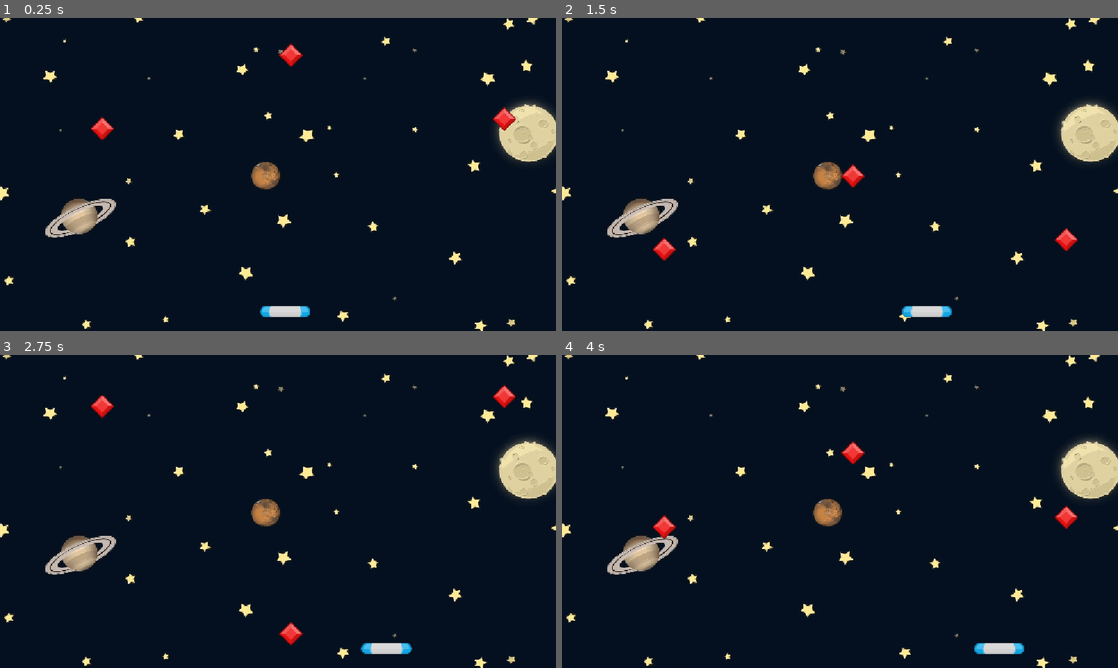
Above: before the commit, frames 1-4 (two rows, left to right).
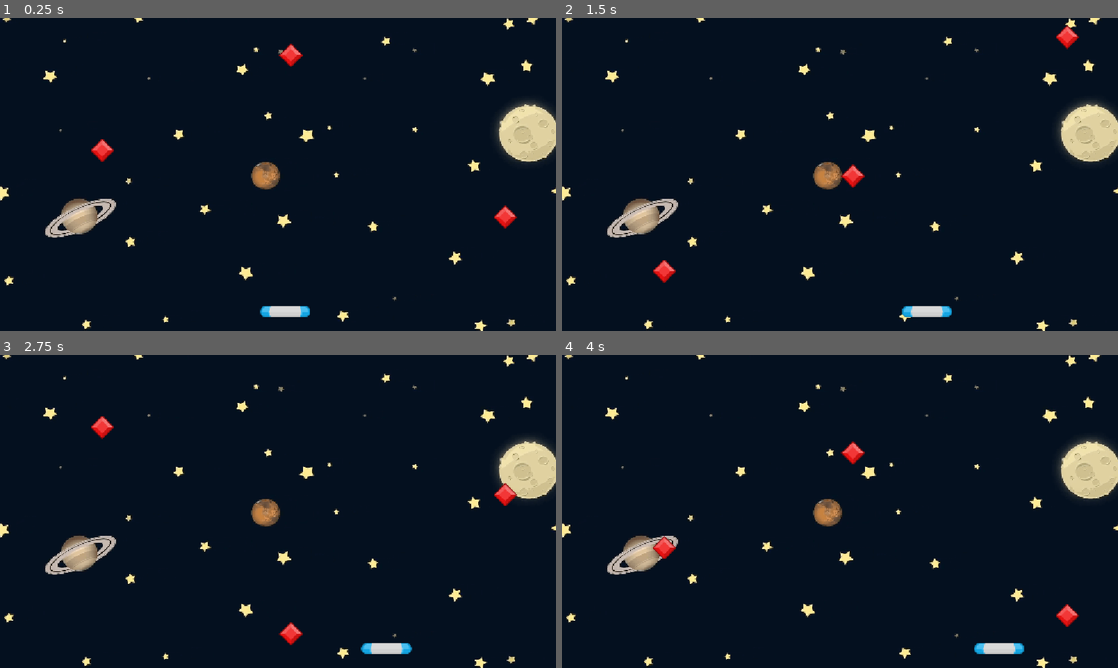
Above: after the commit, the same moments.

Repository: farzah14/gem_catcher
Game: Godot game, scene res://scenes/ui/UI.tscn
Same seed, same stepped clock (60 frames per second), same inputs: the game is played once before the commit and once after it. Before the commit the project starts from res://Scenes/ui/UI.tscn.
Inputs:
- Up to frame 1 (0.25 s): no input
- Up to frame 2 (1.5 s): hold Right (move_right) 0.53-1.28 s; hold Left (move_left) from 1.28 s (still down)
- Up to frame 3 (2.75 s): release Left (move_left) at 2.03 s; hold Right (move_right) from 2.03 s (still down)
- Up to frame 4 (4 s): release Right (move_right) at 3.53 s; hold Left (move_left) from 3.53 s (still down)

The runs differ from the first frame. In frame 1, 0.7% of the frame differs, in the area x 16-93%, y 28-68%; in frame 2, 0.7%; in frame 3, 0.7%; in frame 4, 0.7%.

Commit message:
Adding function score_managers for update score will gem touches paddle

Diff:
--- a/Scenes/ui/ui.gd
+++ /dev/null
@@ -1,17 +0,0 @@
-extends Node2D
-var gems: Array[Node2D]
-
-@onready var gem: Area2D = $gem
-@onready var gem_2: Area2D = $gem2
-@onready var gem_3: Area2D = $gem3
-
-# Called when the node enters the scene tree for the first time.
-func _ready() -> void:
-	gems = [gem, gem_2, gem_3]
-
-#Function for gem touches to paddle area, will score Increase by 1
-#func _on_paddle_area_entered(area: Area2D) -> void:
-	#if area == gem or area == gem_2 or area == gem_3:
-		#score+=1
-		#area.position.y = 0
-		#print(score)
--- a/project.godot
+++ b/project.godot
@@ -14,6 +14,10 @@
 run/main_scene="uid://cmjdb16s7gx0a"
 config/features=PackedStringArray("4.5", "GL Compatibility")
 config/icon="res://icon.svg"
+
+[autoload]
+
+ScoreManagers="*res://scripts/managers/score_managers.gd"
 
 [display]
 
--- a/Scenes/Paddle/paddle.gd
+++ b/scenes/Paddle/paddle.gd
@@ -1,14 +1,9 @@
 extends Area2D
 
 var SPEED: float = 300.0 #Speed for movement Paddle
-var total_point: int = 0 #total_point when gem touch/hit paddle
 
 #Signal that stores a parameter to get the gem that was hit.
 signal scored(gem_hit: Area2D)
-
-# Called when the node enters the scene tree for the first time.
-func _ready() -> void:
-	pass
 
 # Called every frame. 'delta' is the elapsed time since the previous frame.
 func _process(delta: float) -> void:
@@ -25,5 +20,4 @@
 #Function send signal to gem.gd
 func _on_area_entered(area: Area2D) -> void:
 	scored.emit(area)
-	total_point+=1
-	print(total_point)
+	ScoreManagers.total_point(1)
--- a/Scenes/Paddle/paddle.tscn
+++ b/scenes/Paddle/paddle.tscn
@@ -1,6 +1,6 @@
 [gd_scene load_steps=4 format=3 uid="uid://8wju6t42ld6x"]
 
-[ext_resource type="Script" uid="uid://cflf53j8sbkyr" path="res://Scenes/Paddle/paddle.gd" id="1_iwrur"]
+[ext_resource type="Script" uid="uid://cflf53j8sbkyr" path="res://scenes/Paddle/paddle.gd" id="1_iwrur"]
 [ext_resource type="Texture2D" uid="uid://cyh06h8go83m7" path="res://assets/paddleBlu.png" id="1_lp5es"]
 
 [sub_resource type="CapsuleShape2D" id="CapsuleShape2D_gsum3"]
--- a/Scenes/gem/gem.gd
+++ b/scenes/gem/gem.gd
@@ -1,8 +1,11 @@
 extends Area2D
+@onready var paddle: Area2D = $"../Paddle"
 
-#Speed for movement Gem
-@export var SPEED: float = 200.0
-@onready var paddle: Area2D = $"../Paddle"
+#First speed used by gem
+var BASE_SPEED: float = 200.0
+
+#Speed will increase with certain conditions
+var speed:float = 0.0
 
 #First position of Gem
 var first_position: float = 26.0
@@ -11,15 +14,17 @@
 func _ready() -> void:
 	#connected between sender(paddle) and function receiver(gem)
 	paddle.scored.connect(_on_paddle)
+	speed = BASE_SPEED
 
 # Called every frame. 'delta' is the elapsed time since the previous frame.
 func _process(delta: float) -> void:
 	#Movement paddle y(top to bottom) axis
-	position.y += 200.0 * delta
+	position.y += speed * delta
 
 #	#Condition if gem touches the bottom of the 2d canvas
 	if position.y > get_viewport_rect().end.y:
 		position.y = first_position
+		ScoreManagers.total_point(-1)
 
 #Function for back to first position when gem hit paddle.
 func _on_paddle(gem_hit:Area2D) -> void:
--- a/Scenes/gem/gem.tscn
+++ b/scenes/gem/gem.tscn
@@ -1,6 +1,6 @@
 [gd_scene load_steps=4 format=3 uid="uid://b1l4wv21xm2gg"]
 
-[ext_resource type="Script" uid="uid://baqo40qmmq6m2" path="res://Scenes/gem/gem.gd" id="1_f2soh"]
+[ext_resource type="Script" uid="uid://baqo40qmmq6m2" path="res://scenes/gem/gem.gd" id="1_f2soh"]
 [ext_resource type="Texture2D" uid="uid://ioyt1mgs3sj3" path="res://assets/element_red_diamond.png" id="1_sickd"]
 
 [sub_resource type="RectangleShape2D" id="RectangleShape2D_f2soh"]
--- a/Scenes/learning/learning.tscn
+++ b/scenes/learning/learning.tscn
@@ -1,6 +1,6 @@
 [gd_scene load_steps=3 format=3 uid="uid://bh3ynes1wn6kc"]
 
-[ext_resource type="Script" uid="uid://d020la1dki61l" path="res://Scenes/learning/learning.gd" id="1_hwvpi"]
+[ext_resource type="Script" uid="uid://d020la1dki61l" path="res://scenes/learning/learning.gd" id="1_hwvpi"]
 [ext_resource type="Texture2D" uid="uid://42yi3ouu2j0y" path="res://icon.svg" id="1_ptm2e"]
 
 [node name="Learning" type="Node2D"]
--- a/Scenes/ui/UI.tscn
+++ b/scenes/ui/UI.tscn
@@ -1,9 +1,9 @@
 [gd_scene load_steps=5 format=3 uid="uid://cmjdb16s7gx0a"]
 
 [ext_resource type="Texture2D" uid="uid://dobl4xku0votn" path="res://assets/GameBg.png" id="1_u70sc"]
-[ext_resource type="Script" uid="uid://cato6k8iqwy3l" path="res://Scenes/ui/ui.gd" id="1_vmyls"]
-[ext_resource type="PackedScene" uid="uid://8wju6t42ld6x" path="res://Scenes/Paddle/paddle.tscn" id="2_lynu0"]
-[ext_resource type="PackedScene" uid="uid://b1l4wv21xm2gg" path="res://Scenes/gem/gem.tscn" id="3_ljcop"]
+[ext_resource type="Script" uid="uid://cato6k8iqwy3l" path="res://scenes/ui/ui.gd" id="1_vmyls"]
+[ext_resource type="PackedScene" uid="uid://8wju6t42ld6x" path="res://scenes/Paddle/paddle.tscn" id="2_lynu0"]
+[ext_resource type="PackedScene" uid="uid://b1l4wv21xm2gg" path="res://scenes/gem/gem.tscn" id="3_ljcop"]
 
 [node name="Ui" type="Node2D"]
 script = ExtResource("1_vmyls")
@@ -17,10 +17,10 @@
 position = Vector2(591, 608)
 
 [node name="gem" parent="." instance=ExtResource("3_ljcop")]
-position = Vector2(1045, 159)
+position = Vector2(1047, 362)
 
 [node name="gem2" parent="." instance=ExtResource("3_ljcop")]
-position = Vector2(212, 179)
+position = Vector2(212, 224)
 
 [node name="gem3" parent="." instance=ExtResource("3_ljcop")]
 position = Vector2(603, 27)
--- /dev/null
+++ b/scenes/ui/ui.gd
@@ -0,0 +1,13 @@
+extends Node2D
+
+@onready var gem: Area2D = $"./gem"
+
+# Called when the node enters the scene tree for the first time.
+func _ready() -> void:
+	pass
+
+func _process(delta: float) -> void:
+	if ScoreManagers.score >= 5:
+		gem.speed = 400.0
+	else:
+		gem.speed = gem.BASE_SPEED
--- /dev/null
+++ b/scripts/managers/score_managers.gd
@@ -0,0 +1,7 @@
+extends Node
+
+var score:int = 0
+
+func total_point(point:int)->void:
+	score+=point
+	print(score)
Renamed: Scenes/Paddle/paddle.gd.uid -> scenes/Paddle/paddle.gd.uid
Not shown: 1 places in scenes/Paddle/paddle.tscn that only renumber resources
Renamed: Scenes/gem/gem.gd.uid -> scenes/gem/gem.gd.uid
Not shown: 1 places in scenes/gem/gem.tscn that only renumber resources
Renamed: Scenes/learning/learning.gd -> scenes/learning/learning.gd
Renamed: Scenes/learning/learning.gd.uid -> scenes/learning/learning.gd.uid
Renamed: Scenes/ui/ui.gd.uid -> scenes/ui/ui.gd.uid
Not shown, added: scripts/managers/score_managers.gd.uid
